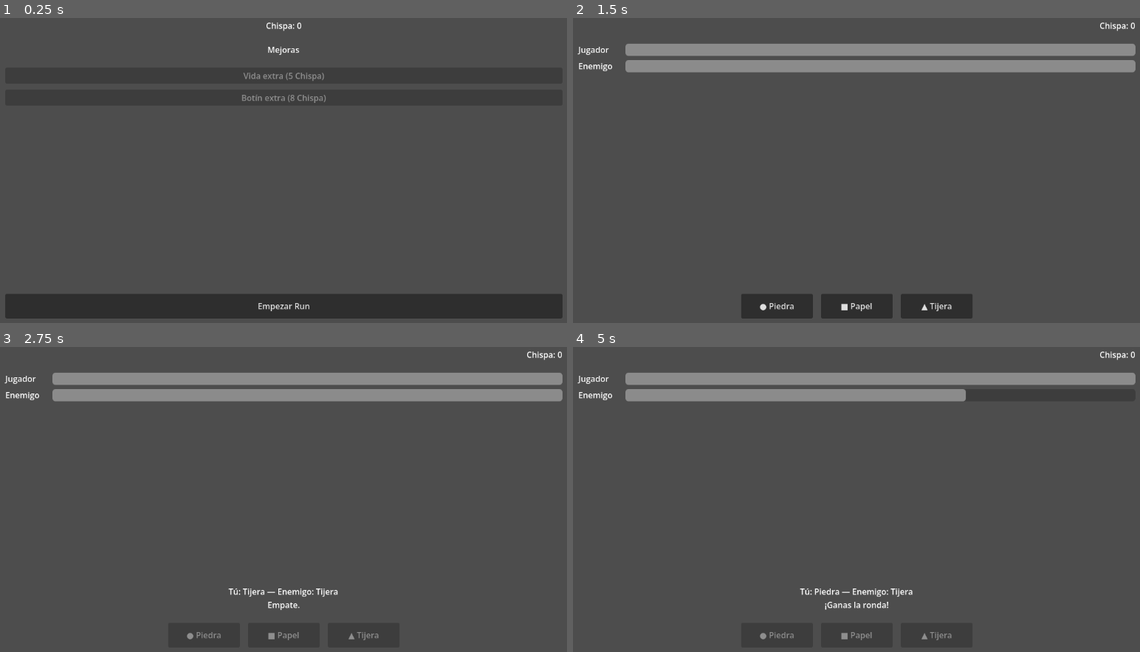
Above: before the commit, frames 1-4 (two rows, left to right).
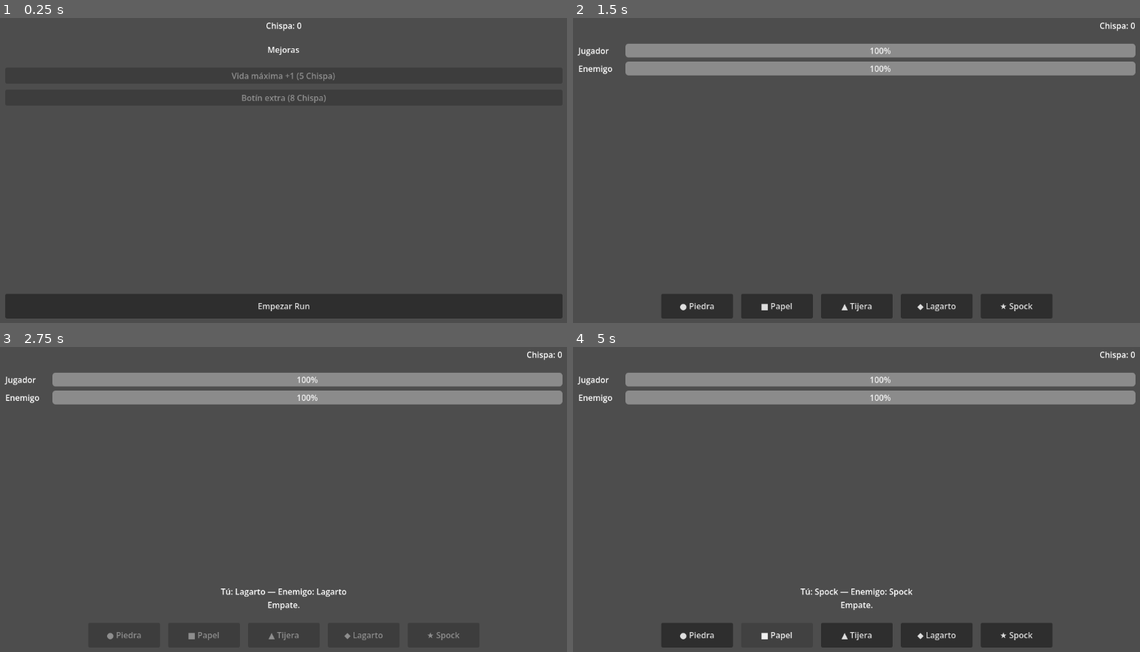
Above: after the commit, the same moments.

Repository: jolomoreno/rock-paper-scissor
Game: Godot game, scene res://scenes/main/hub.tscn
The game is run twice, just before and just after one commit, with the same random seed, the same clock (stepped at 60 frames per second) and the same inputs.
Inputs (mouse positions are in pixels of both pictures, inside the frame that each line leads up to):
- Up to frame 1 (0.25 s): no input
- Up to frame 2 (1.5 s): click "Empezar Run" at 0.5 s; click "Combate" at 1.25 s
- Up to frame 3 (2.75 s): click (362, 633) at 2 s, where only the run after the commit has a clickable "◆ Lagarto"
- Up to frame 4 (5 s): tap Enter at 2.75 s; click (1015, 633) at 3.5 s, where only the run after the commit has a clickable "★ Spock"; click (777, 633) at 4.25 s, where only the run before the commit has a clickable "● Piedra"

The runs differ from the first frame. In frame 1, 0.2% of the frame differs, in the area x 40-60%, y 17-21%; in frame 2, 4.6%; in frame 3, 2.9%; in frame 4, 5.9%, in the area x 0-100%, y 9-99%.

Commit message:
Extend combat resolver to RPSLS and fix run/UI rough edges
Fase 4: combat_resolver.gd resolves the 5-choice RPSLS matrix (each
choice beats two others) instead of 3-choice PPT; combat scene gets
the two new action buttons. Also fixes three issues found while
playtesting: the map let you chain rest nodes straight to the boss
with no combat, health bars didn't show percentage, and the "Vida
extra" upgrade name/indicator read like a revive mechanic instead of
a one-time +1 max HP.

Diff:
--- a/autoloads/chispa.gd
+++ b/autoloads/chispa.gd
@@ -6,7 +6,7 @@
 const SAVE_PATH := "user://savegame.json"
 const UPGRADES := {
 	"vida_extra_jugador": {
-		"display_name": "Vida extra",
+		"display_name": "Vida máxima +1",
 		"cost": 5,
 		"player_hp_bonus": 1,
 	},
--- a/autoloads/run_state.gd
+++ b/autoloads/run_state.gd
@@ -10,6 +10,7 @@
 	["jefe"],
 ]
 const JEFE_ENEMY_HP := 5
+const REST_HEALTH_THRESHOLD := 0.85
 
 var in_run: bool = false
 var current_layer: int = 0
@@ -39,6 +40,23 @@
 	return current_layer >= LAYERS.size() - 1
 
 
+func available_node_types() -> Array:
+	var node_types: Array = LAYERS[current_layer].duplicate()
+	if not _can_offer_rest():
+		node_types.erase("descanso")
+	return node_types
+
+
+func _can_offer_rest() -> bool:
+	if current_layer == 0:
+		return false
+	if chosen_node_type == "descanso":
+		return false
+	if player_hp > player_max_hp * REST_HEALTH_THRESHOLD:
+		return false
+	return true
+
+
 func end_run(victory: bool) -> void:
 	in_run = false
 	run_ended.emit(victory)
--- a/scenes/combat/combat.tscn
+++ b/scenes/combat/combat.tscn
@@ -50,7 +50,6 @@
 size_flags_horizontal = 3
 max_value = 3.0
 value = 3.0
-show_percentage = false
 
 [node name="EnemyHealthRow" type="HBoxContainer" parent="MarginContainer/VBoxContainer/HealthBarsContainer" unique_id=1281054836]
 layout_mode = 2
@@ -68,7 +67,6 @@
 size_flags_horizontal = 3
 max_value = 3.0
 value = 3.0
-show_percentage = false
 
 [node name="Spacer" type="Control" parent="MarginContainer/VBoxContainer" unique_id=1688472813]
 layout_mode = 2
@@ -103,3 +101,15 @@
 custom_minimum_size = Vector2(140, 48)
 layout_mode = 2
 text = "▲ Tijera"
+
+[node name="LizardButton" type="Button" parent="MarginContainer/VBoxContainer/ActionButtonsContainer" unique_id=1200000001]
+unique_name_in_owner = true
+custom_minimum_size = Vector2(140, 48)
+layout_mode = 2
+text = "◆ Lagarto"
+
+[node name="SpockButton" type="Button" parent="MarginContainer/VBoxContainer/ActionButtonsContainer" unique_id=1200000002]
+unique_name_in_owner = true
+custom_minimum_size = Vector2(140, 48)
+layout_mode = 2
+text = "★ Spock"
--- a/scenes/combat/combat_manager.gd
+++ b/scenes/combat/combat_manager.gd
@@ -13,6 +13,8 @@
 	CombatResolver.Choice.ROCK: "Piedra",
 	CombatResolver.Choice.PAPER: "Papel",
 	CombatResolver.Choice.SCISSORS: "Tijera",
+	CombatResolver.Choice.LIZARD: "Lagarto",
+	CombatResolver.Choice.SPOCK: "Spock",
 }
 
 @export var player_max_hp: int = 3
@@ -32,6 +34,8 @@
 @onready var rock_button: Button = %RockButton
 @onready var paper_button: Button = %PaperButton
 @onready var scissors_button: Button = %ScissorsButton
+@onready var lizard_button: Button = %LizardButton
+@onready var spock_button: Button = %SpockButton
 @onready var result_label: Label = %ResultLabel
 
 
@@ -60,6 +64,8 @@
 	rock_button.pressed.connect(_on_action_button_pressed.bind(CombatResolver.Choice.ROCK))
 	paper_button.pressed.connect(_on_action_button_pressed.bind(CombatResolver.Choice.PAPER))
 	scissors_button.pressed.connect(_on_action_button_pressed.bind(CombatResolver.Choice.SCISSORS))
+	lizard_button.pressed.connect(_on_action_button_pressed.bind(CombatResolver.Choice.LIZARD))
+	spock_button.pressed.connect(_on_action_button_pressed.bind(CombatResolver.Choice.SPOCK))
 
 	_set_phase(TurnPhase.PLAYER)
 
@@ -151,4 +157,6 @@
 	rock_button.disabled = not buttons_enabled
 	paper_button.disabled = not buttons_enabled
 	scissors_button.disabled = not buttons_enabled
+	lizard_button.disabled = not buttons_enabled
+	spock_button.disabled = not buttons_enabled
 	phase_changed.emit(phase)
--- a/scenes/main/hub.gd
+++ b/scenes/main/hub.gd
@@ -50,5 +50,5 @@
 		var button: Button = upgrades_container.get_node(UPGRADE_BUTTON_NAME_PREFIX + upgrade_id)
 		var data: Dictionary = Chispa.UPGRADES[upgrade_id]
 		var owned := Chispa.has_upgrade(upgrade_id)
-		button.text = "%s (%d Chispa)%s" % [data["display_name"], data["cost"], " ✓" if owned else ""]
+		button.text = "%s (%d Chispa)%s" % [data["display_name"], data["cost"], " (ya comprada)" if owned else ""]
 		button.disabled = owned or not Chispa.can_afford(upgrade_id)
--- a/scenes/map/map.gd
+++ b/scenes/map/map.gd
@@ -10,7 +10,7 @@
 
 
 func _build_node_buttons() -> void:
-	var node_types: Array = RunState.LAYERS[RunState.current_layer]
+	var node_types: Array = RunState.available_node_types()
 	for node_type: String in node_types:
 		var button := Button.new()
 		button.text = node_type.capitalize()
--- a/scripts/combat_resolver.gd
+++ b/scripts/combat_resolver.gd
@@ -1,19 +1,21 @@
 class_name CombatResolver
 extends RefCounted
 
-enum Choice { ROCK, PAPER, SCISSORS }
+enum Choice { ROCK, PAPER, SCISSORS, LIZARD, SPOCK }
 enum Result { DRAW, WINS_A, WINS_B }
 
 const BEATS := {
-	Choice.ROCK: Choice.SCISSORS,
-	Choice.PAPER: Choice.ROCK,
-	Choice.SCISSORS: Choice.PAPER,
+	Choice.ROCK: [Choice.SCISSORS, Choice.LIZARD],
+	Choice.PAPER: [Choice.ROCK, Choice.SPOCK],
+	Choice.SCISSORS: [Choice.PAPER, Choice.LIZARD],
+	Choice.LIZARD: [Choice.SPOCK, Choice.PAPER],
+	Choice.SPOCK: [Choice.SCISSORS, Choice.ROCK],
 }
 
 
 func resolve_round(a: Choice, b: Choice) -> Result:
 	if a == b:
 		return Result.DRAW
-	if BEATS[a] == b:
+	if b in BEATS[a]:
 		return Result.WINS_A
 	return Result.WINS_B
--- a/scripts/main.gd
+++ b/scripts/main.gd
@@ -9,16 +9,36 @@
 	var resolver := CombatResolver.new()
 
 	_check(resolver, Choice.ROCK, Choice.ROCK, Result.DRAW)
+	_check(resolver, Choice.ROCK, Choice.PAPER, Result.WINS_B)
 	_check(resolver, Choice.ROCK, Choice.SCISSORS, Result.WINS_A)
-	_check(resolver, Choice.ROCK, Choice.PAPER, Result.WINS_B)
+	_check(resolver, Choice.ROCK, Choice.LIZARD, Result.WINS_A)
+	_check(resolver, Choice.ROCK, Choice.SPOCK, Result.WINS_B)
+
+	_check(resolver, Choice.PAPER, Choice.ROCK, Result.WINS_A)
 	_check(resolver, Choice.PAPER, Choice.PAPER, Result.DRAW)
-	_check(resolver, Choice.PAPER, Choice.ROCK, Result.WINS_A)
 	_check(resolver, Choice.PAPER, Choice.SCISSORS, Result.WINS_B)
+	_check(resolver, Choice.PAPER, Choice.LIZARD, Result.WINS_B)
+	_check(resolver, Choice.PAPER, Choice.SPOCK, Result.WINS_A)
+
+	_check(resolver, Choice.SCISSORS, Choice.ROCK, Result.WINS_B)
+	_check(resolver, Choice.SCISSORS, Choice.PAPER, Result.WINS_A)
 	_check(resolver, Choice.SCISSORS, Choice.SCISSORS, Result.DRAW)
-	_check(resolver, Choice.SCISSORS, Choice.PAPER, Result.WINS_A)
-	_check(resolver, Choice.SCISSORS, Choice.ROCK, Result.WINS_B)
+	_check(resolver, Choice.SCISSORS, Choice.LIZARD, Result.WINS_A)
+	_check(resolver, Choice.SCISSORS, Choice.SPOCK, Result.WINS_B)
 
-	print("CombatResolver: las 9 combinaciones resuelven como se esperaba.")
+	_check(resolver, Choice.LIZARD, Choice.ROCK, Result.WINS_B)
+	_check(resolver, Choice.LIZARD, Choice.PAPER, Result.WINS_A)
+	_check(resolver, Choice.LIZARD, Choice.SCISSORS, Result.WINS_B)
+	_check(resolver, Choice.LIZARD, Choice.LIZARD, Result.DRAW)
+	_check(resolver, Choice.LIZARD, Choice.SPOCK, Result.WINS_A)
+
+	_check(resolver, Choice.SPOCK, Choice.ROCK, Result.WINS_A)
+	_check(resolver, Choice.SPOCK, Choice.PAPER, Result.WINS_B)
+	_check(resolver, Choice.SPOCK, Choice.SCISSORS, Result.WINS_A)
+	_check(resolver, Choice.SPOCK, Choice.LIZARD, Result.WINS_B)
+	_check(resolver, Choice.SPOCK, Choice.SPOCK, Result.DRAW)
+
+	print("CombatResolver: las 25 combinaciones resuelven como se esperaba.")
 	quit()
 
 
Not shown, changed: README.md
Not shown, changed: ROADMAP.md
